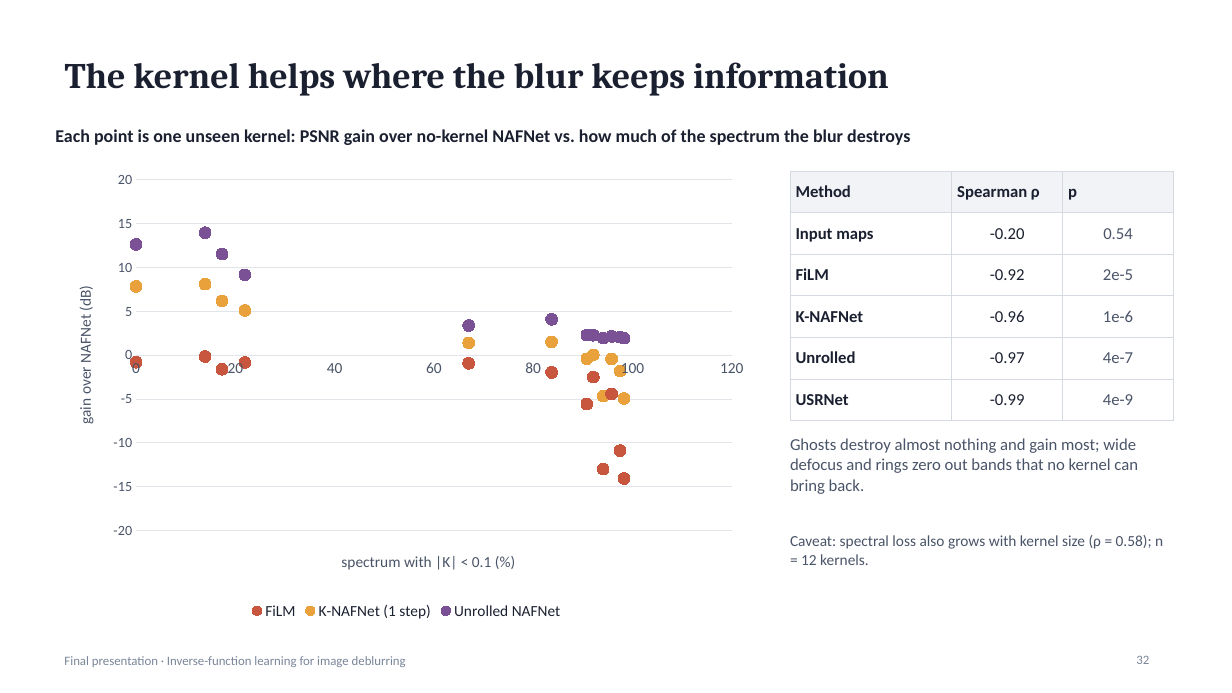
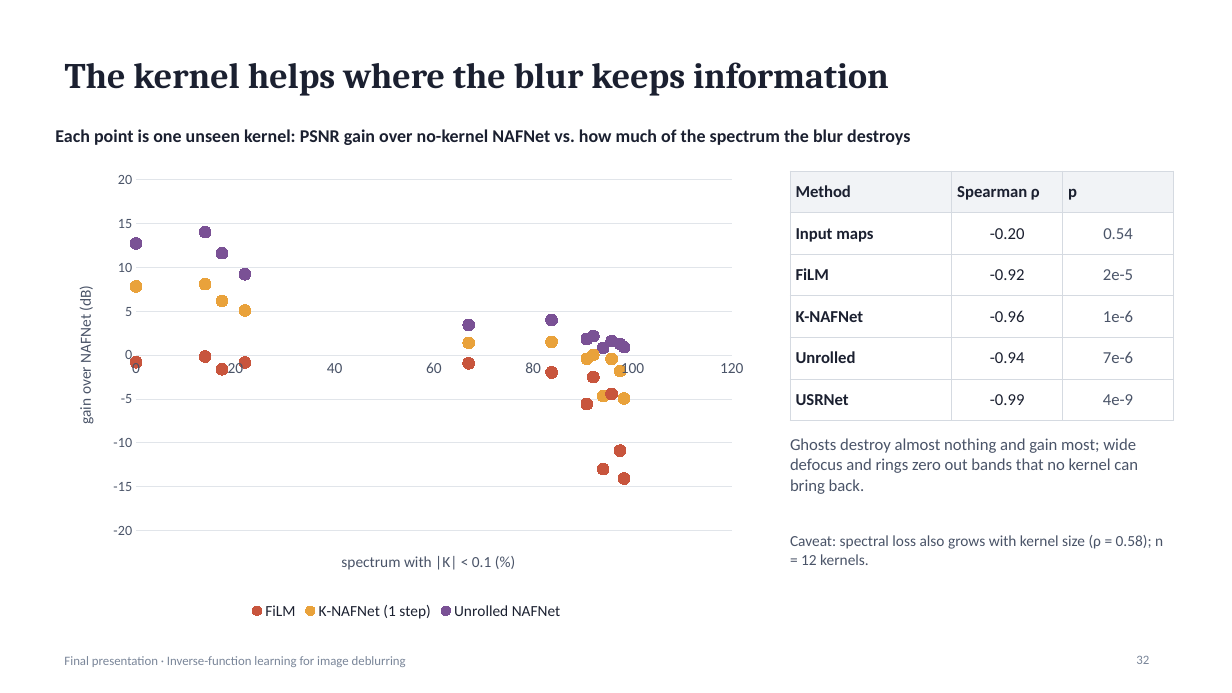
Before and after one commit to suryamanoj4/Inverse-Deblur, a slide deck: slide 32 of report/final_presentation.pptx. Drawn at 1232x693 pixels with LibreOffice and Linux fonts; fonts in the diff are those of the drawing. Boxes give left, top, right and bottom in pixels: in the first picture for what was removed or moved away, otherwise in the second. Text is boxed around its words. In the diff, an @@ line names an element or a change of style, - is before the commit and + after.

```diff
--- a/report/final_presentation.pptx
+++ b/report/final_presentation.pptx
@@ scatter chart at (55,162,758,624) @@
-Unrolled NAFNet: (0, 12.6), (14, 13.9), (17, 11.5), (22, 9.1), (67, 3.4), (84, 4.1), (91, 2.3), (92, 2.3), (94, 1.9), (96, 2.1), (98, 2), (98, 1.9)
+Unrolled NAFNet: (0, 12.7), (14, 14), (17, 11.6), (22, 9.2), (67, 3.4), (84, 4), (91, 1.8), (92, 2.1), (94, 0.8), (96, 1.6), (98, 1.3), (98, 0.9)
@@ table at (790,171,1174,409) @@
-row 5, column 2: -0.97
+row 5, column 2: -0.94
-row 5, column 3: 4e-7
+row 5, column 3: 7e-6
```
Also in this commit, not shown: 6 other slides changed, 4 other files.
